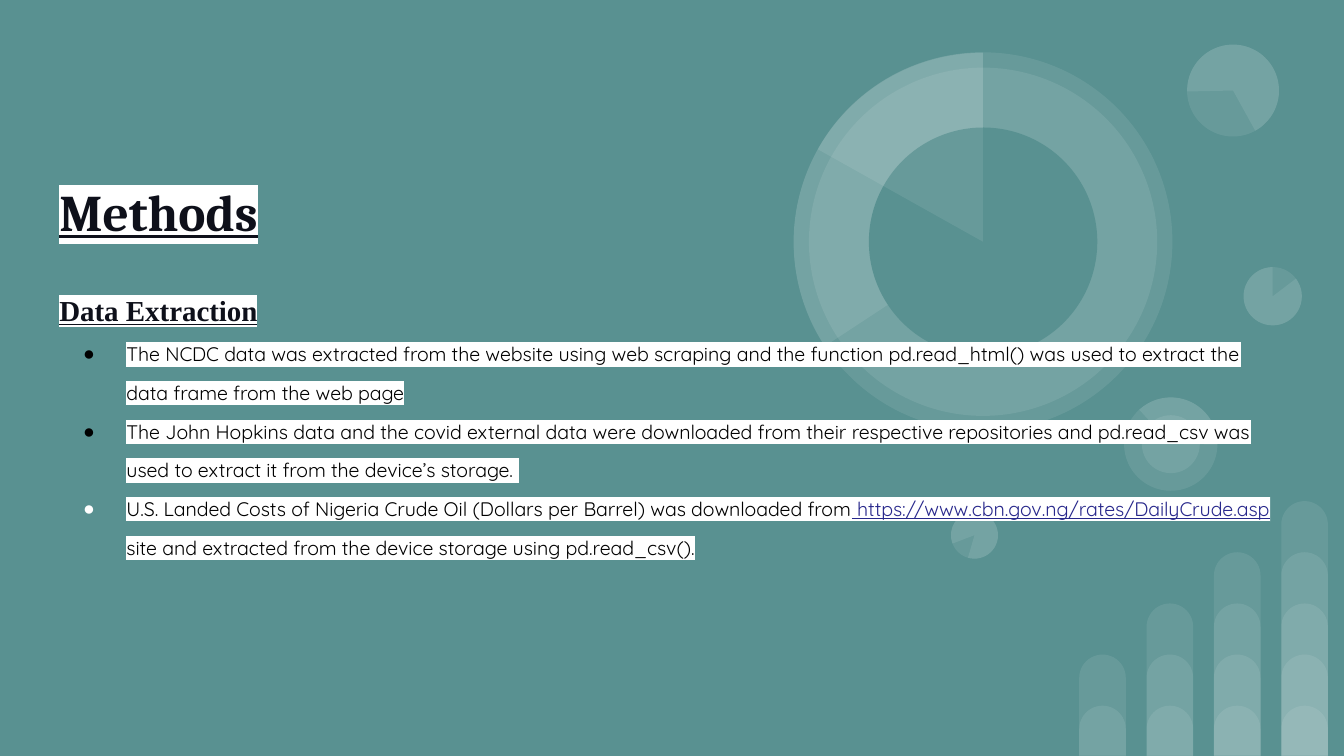
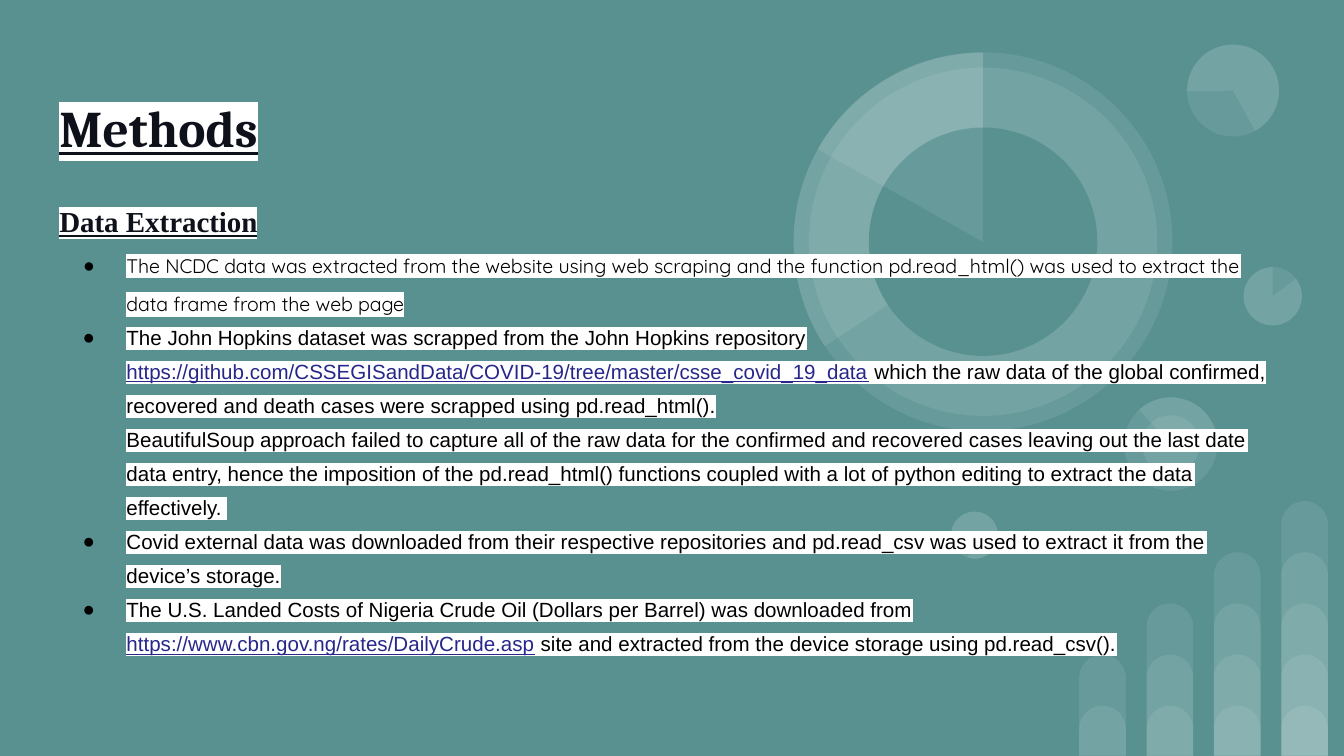
Before and after one commit to Adeleye-Emmanuel/covid19_data_analysis, a slide deck: slide 5 of Covid-19 Executive_Summary.pptx. Drawn at 1344x756 pixels with LibreOffice and Linux fonts; fonts in the diff are those of the drawing. Boxes give left, top, right and bottom in pixels: in the first picture for what was removed or moved away, otherwise in the second. Text is boxed around its words. In the diff, an @@ line names an element or a change of style, - is before the commit and + after.

```diff
--- a/Covid-19 Executive_Summary.pptx
+++ b/Covid-19 Executive_Summary.pptx
@@ title "Methods": place and size @@
-title "Methods" at bbox=[59, 183, 257, 238]
+title "Methods" at bbox=[59, 100, 257, 155]
@@ subtitle "Data Extraction": place and size @@
-subtitle "Data Extraction" at bbox=[59, 298, 1269, 561]
+subtitle "Data Extraction" at bbox=[59, 210, 1265, 656]
@@ subtitle at bbox=[126, 330, 1265, 656]: text changed; size 10.5 to 11 pt; font Quicksand to Arial @@
-● The John Hopkins data and the covid external data were downloaded from their respective repositories and pd.read_csv was used to extract it from the device’s storage.
-● U.S. Landed Costs of Nigeria Crude Oil (Dollars per Barrel) was downloaded from https://www.cbn.gov.ng/rates/DailyCrude.asp site and extracted from the device storage using pd.read_csv().
+● The John Hopkins dataset was scrapped from the John Hopkins repository https://github.com/CSSEGISandData/COVID-19/tree/master/csse_covid_19_data which the raw data of the global confirmed, recovered and death cases were scrapped using pd.read_html().
+BeautifulSoup approach failed to capture all of the raw data for the confirmed and recovered cases leaving out the last date data entry, hence the imposition of the pd.read_html() functions coupled with a lot of python editing to extract the data effectively.
+● Covid external data was downloaded from their respective repositories and pd.read_csv was used to extract it from the device’s storage.
+● The U.S. Landed Costs of Nigeria Crude Oil (Dollars per Barrel) was downloaded from https://www.cbn.gov.ng/rates/DailyCrude.asp site and extracted from the device storage using pd.read_csv().
```
Also in this commit, not shown: 9 other slides changed, 6 slides added, 6 slides removed, 1 other file.
